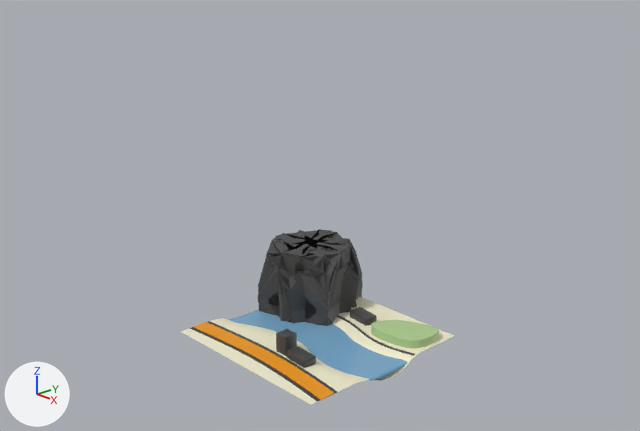
Two versions of the Blender file docs/blender/cyclemap-app-icon.blend, one commit apart.
Both versions are drawn from a camera (50 mm lens) standing at (3.04, -2.82, 2.02) and looking at (0.0, 0.02, 0.64). Every picture has the same lights, and +X, +Y and +Z are marked at lower left.

The scene before the commit, as lines of its bpy script (objects in view):
```python
ob_beziercircle = bpy.data.objects.new('BezierCircle', cu_beziercircle)
ob_beziercircle.parent = ob_beziercurve
ob_beziercircle.location = (0.523, 0.131, 0.0532)
ob_beziercircle.scale = (0.832, 0.832, 0.832)
ob_beziercurve = bpy.data.objects.new('BezierCurve', cu_beziercurve)
ob_beziercurve.parent = ob_ground
ob_beziercurve.location = (0.00188, 0.12, -0.00417)
ob_circle = bpy.data.objects.new('Circle', me_circle)
ob_circle.parent = ob_ground
ob_circle.location = (0.382, 0.303, 0.0463)
ob_cube_001 = bpy.data.objects.new('Cube.001', me_cube_004)
ob_cube_001.parent = ob_ground
ob_cube_001.location = (-0.334, 0.264, 0.0492)
ob_cube_001.rotation_euler = (0.0, 0.0, 0.339)  # degrees (0, 0, 19)
ob_cube_001.scale = (0.722, 0.722, 1.0)
ob_cube_002 = bpy.data.objects.new('Cube.002', me_cube_005)
ob_cube_002.parent = ob_ground
ob_cube_002.location = (0.163, -0.257, 0.0192)
ob_cube_002.rotation_euler = (0.0, 0.0, -0.0681)  # degrees (0, 0, -3.9)
ob_cube_002.scale = (1.4, 0.722, 0.406)
ob_ground = bpy.data.objects.new('Ground', me_plane_001)
ob_ground.location = (0.0, 0.0, 0.0)
ob_ground_001 = bpy.data.objects.new('Ground.001', me_plane_003)
ob_ground_001.parent = ob_ground
ob_ground_001.location = (0.0, 0.0, 0.0)
ob_road_001 = bpy.data.objects.new('Road.001', me_plane_002)
ob_road_001.parent = ob_ground
ob_road_001.location = (0.00787, -0.35, 0.001)
ob_road_001.scale = (1.97, 0.172, 1.0)
ob_road_001_outer = bpy.data.objects.new('Road.001.outer', me_plane_005)
ob_road_001_outer.parent = ob_ground
ob_road_001_outer.location = (0.00188, -0.35, 0.0)
ob_road_001_outer.scale = (1.97, 0.172, 1.0)
```
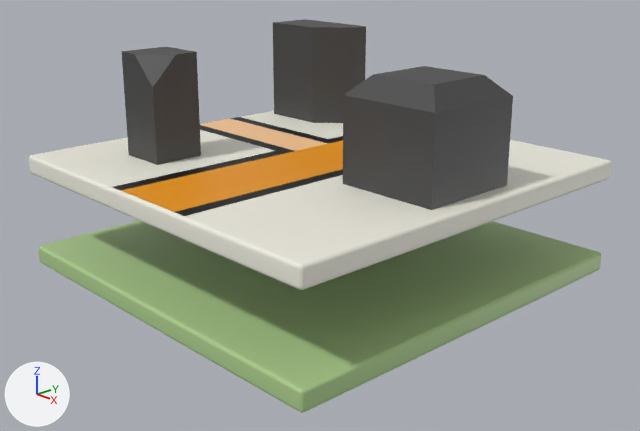
Pixel boxes [x1, y1, x2, y2] of what changed, in the pictures (640 x 431 px):
'Plane.001', added (green)
    after: [38, 220, 601, 413]
'Plane.003', added
    after: [29, 111, 611, 290]
'Cube.001', reshaped, moved, modifiers changed, turned, rescaled
    before: [258, 229, 363, 326]
    after: [343, 66, 513, 210]
'Plane.002', added (orange)
    after: [113, 117, 343, 216]
'Cube.003', reshaped, moved, turned, rescaled
    before: [350, 307, 377, 326]
    after: [273, 19, 366, 123]
'Cube', reshaped, moved, rescaled (268% wider, 325% taller)
    before: [276, 329, 297, 356]
    after: [121, 47, 201, 165]
'Ground', deleted
    before: [181, 297, 454, 405]
'Ground.001', deleted
    before: [229, 309, 407, 381]
'Road.001', deleted (orange)
    before: [193, 322, 334, 400]
'Circle', deleted (green)
    before: [371, 320, 439, 348]
'Road.001.outer', deleted
    before: [190, 321, 337, 402]
'Cube.002', deleted
    before: [287, 346, 316, 368]
'BezierCurve', deleted
    before: [337, 315, 415, 356]
part 1 of me_cube_001, cut back
    before: [276, 329, 297, 356]
    after: [121, 47, 201, 165]
part 3 of me_cube_004, cut back
    after: [343, 66, 513, 210]
part 5 of me_cube_002, cut back
    before: [350, 307, 377, 326]
    after: [273, 19, 366, 123]

Diff of the bpy script that builds the scene:
```diff
--- a/docs/blender/cyclemap-app-icon.blend.py
+++ b/docs/blender/cyclemap-app-icon.blend.py
@@ me_cube_001 @@
 # used by ob_cube; parent = ob_ground; location = (0.0415, -0.244, 0.0492); scale = (0.722, 0.722, 1.0)
-me_cube_001.from_pydata(...)  # 56 vertices, 54 faces; spans x -0.05..0.05, y -0.05..0.05, z -0.05..0.05
+me_cube_001.from_pydata(...)  # 8 vertices, 6 faces; spans x -0.125..0.125, y -0.125..0.125, z -0.25..0.25
+# me_cube_001 part 1: the whole mesh is rebuilt
+# me_cube_001 part 2: the surface is now shaded flat
 me_cube_001.materials.append(mat_buildings)
@@ me_cube_004 @@
 # used by ob_cube_001; parent = ob_ground; location = (-0.334, 0.264, 0.0492); rotation_euler = (0.0, 0.0, 0.339), in degrees (0, 0, 19); scale = (0.722, 0.722, 1.0)
-me_cube_004.from_pydata(...)  # 56 vertices, 54 faces; spans x -0.05..0.05, y -0.05..0.05, z -0.05..0.05
+me_cube_004.from_pydata(...)  # 8 vertices, 6 faces; spans x -0.25..0.25, y -0.25..0.25, z -0.2378..0.2378
+# me_cube_004 part 3: the whole mesh is rebuilt
+# me_cube_004 part 4: the surface is now shaded flat
 me_cube_004.materials.append(mat_buildings)
@@ me_cube_002 @@
 # used by ob_cube_003; parent = ob_ground; location = (0.0435, 0.294, 0.0192); rotation_euler = (0.0, 0.0, -0.136), in degrees (0, 0, -7.8); scale = (1.4, 0.722, 0.406)
-me_cube_002.from_pydata(...)  # 56 vertices, 54 faces; spans x -0.05..0.05, y -0.05..0.05, z -0.05..0.05
+me_cube_002.from_pydata(...)  # 8 vertices, 6 faces; spans x -0.25..0.25, y -0.125..0.125, z -0.2643..0.2643
+# me_cube_002 part 5: the whole mesh is rebuilt
+# me_cube_002 part 6: the surface is now shaded flat
 me_cube_002.materials.append(mat_buildings)
@@ ob_beziercircle @@
-ob_beziercircle = bpy.data.objects.new('BezierCircle', cu_beziercircle)
@@ ob_ground @@
-ob_ground = bpy.data.objects.new('Ground', me_plane_001)
@@ ob_cube @@
 ob_cube = bpy.data.objects.new('Cube', me_cube_001)
-ob_cube.parent = ob_ground
-ob_cube.location = (0.0415, -0.244, 0.0492)
-ob_cube.scale = (0.722, 0.722, 1.0)
+ob_cube.location = (-0.53, -0.516, 1.187)
@@ ob_cube_001 @@
 ob_cube_001 = bpy.data.objects.new('Cube.001', me_cube_004)
-ob_cube_001.parent = ob_ground
-ob_cube_001.location = (-0.334, 0.264, 0.0492)
-ob_cube_001.rotation_euler = (0.0, 0.0, 0.339)  # degrees (0, 0, 19)
-ob_cube_001.scale = (0.722, 0.722, 1.0)
-_m = ob_cube_001.modifiers.new('Skin', 'SKIN')
+ob_cube_001.location = (0.66, 0.0216, 1.175)
+_m = ob_cube_001.modifiers.new('Bevel', 'BEVEL')
+_m.width = 0.087
+_m.width_pct = 0.087
+_m.limit_method = 'VGROUP'
+_m.vertex_group = 'Group'
@@ ob_cube_002 @@
-ob_cube_002 = bpy.data.objects.new('Cube.002', me_cube_005)
@@ ob_ground_001 @@
-ob_ground_001 = bpy.data.objects.new('Ground.001', me_plane_003)
@@ ob_road_001 @@
-ob_road_001 = bpy.data.objects.new('Road.001', me_plane_002)
@@ ob_road_001_outer @@
-ob_road_001_outer = bpy.data.objects.new('Road.001.outer', me_plane_005)
@@ ob_circle @@
-ob_circle = bpy.data.objects.new('Circle', me_circle)
@@ ob_cube_003 @@
 ob_cube_003 = bpy.data.objects.new('Cube.003', me_cube_002)
-ob_cube_003.parent = ob_ground
-ob_cube_003.location = (0.0435, 0.294, 0.0192)
-ob_cube_003.rotation_euler = (0.0, 0.0, -0.136)  # degrees (0, 0, -7.8)
-ob_cube_003.scale = (1.4, 0.722, 0.406)
+ob_cube_003.location = (-0.662, 0.627, 1.202)
@@ ob_beziercurve @@
-ob_beziercurve = bpy.data.objects.new('BezierCurve', cu_beziercurve)
@@ ob_plane_002 @@
+ob_plane_002 = bpy.data.objects.new('Plane.002', me_plane_005_1)  # 28 vertices, 18 faces; spans x -3.79..1.0, y -1.0..1.0, z 0.0; in mat_road_outer (black #000000), mat_road_large (orange #ee9800), mat_road_inner_001 (beige #ffcb97)
+ob_plane_002.location = (0.039, 0.0, 0.938)
+ob_plane_002.scale = (0.269, 0.983, 1.0)
@@ ob_plane_003 @@
+ob_plane_003 = bpy.data.objects.new('Plane.003', me_plane_003_1)  # 152 vertices, 150 faces; spans x -1.0..1.0, y -1.0..1.0, z -0.05..0.05; in mat_surface (white #f3f1e4); modifiers SUBSURF
+ob_plane_003.location = (0.0, 0.0, 0.888)
@@ ob_plane_001 @@
+ob_plane_001 = bpy.data.objects.new('Plane.001', me_plane_001_1)  # 152 vertices, 150 faces; spans x -1.0..1.0, y -1.0..1.0, z -0.05..0.05; in mat_material_002 (green #aece8e); modifiers SUBSURF
+ob_plane_001.location = (0.0, 0.0, 0.419)
```
